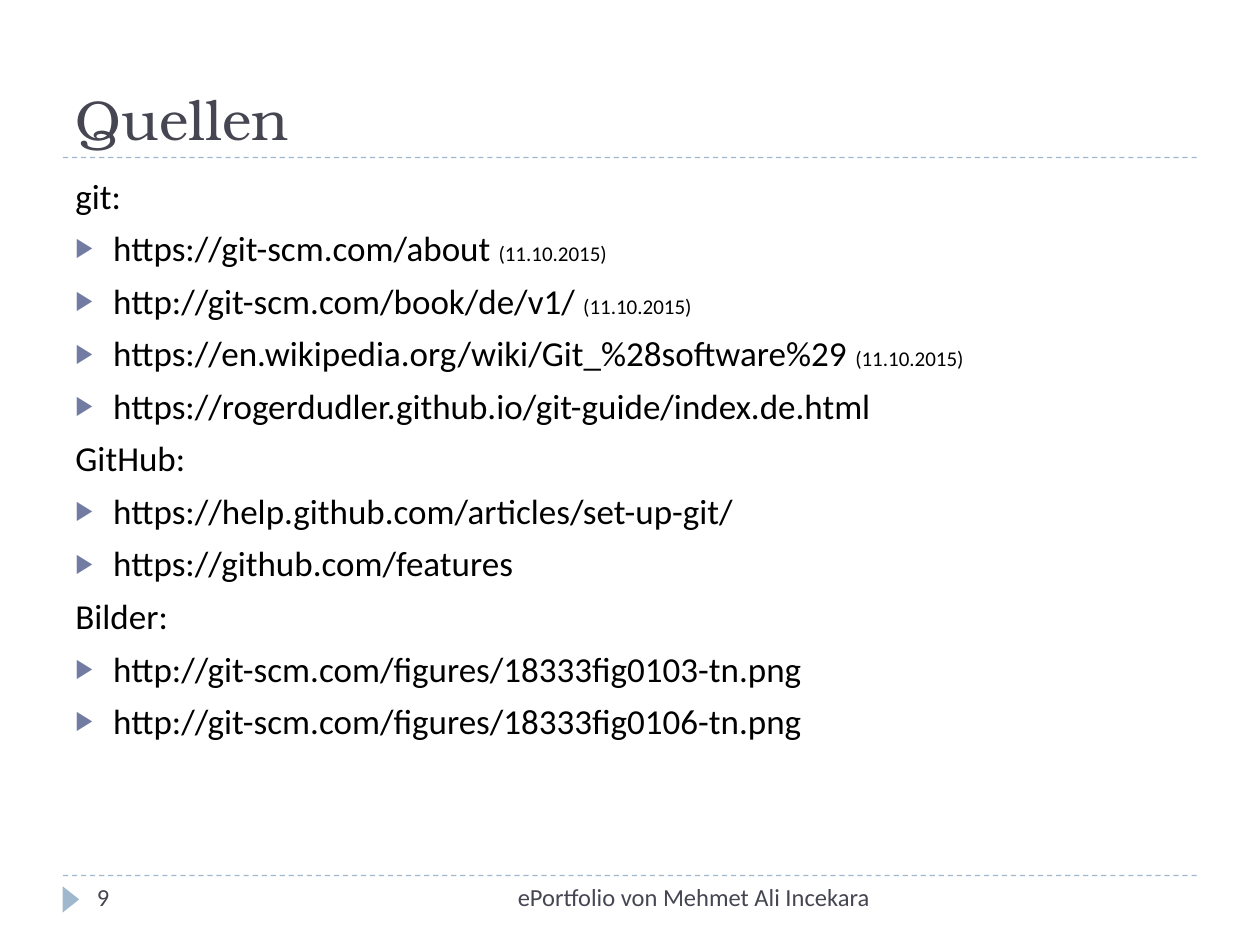
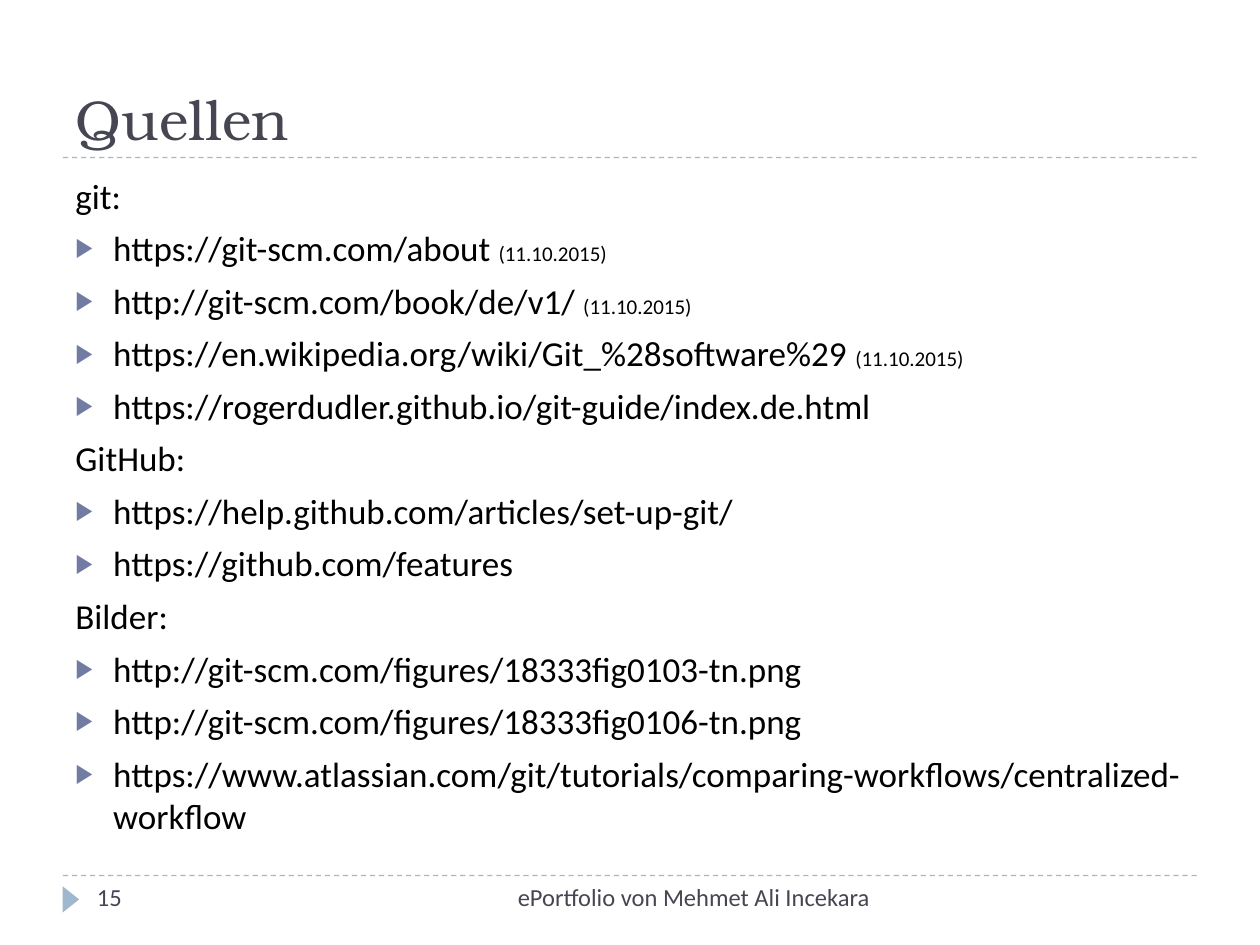
Before and after one commit to xnappy/ePortfolio, a slide deck: slide 15 of Git-und-GitHub.pptx (slide 9 before the commit). Drawn at 1260x945 pixels with LibreOffice and Linux fonts; fonts in the diff are those of the drawing. Boxes give left, top, right and bottom in pixels: in the first picture for what was removed or moved away, otherwise in the second. Text is boxed around its words. In the diff, an @@ line names an element or a change of style, - is before the commit and + after.

```diff
--- a/Git-und-GitHub.pptx
+++ b/Git-und-GitHub.pptx
@@ text at <box>113,762,1179,830</box>: paragraph added @@
+▶ https://www.atlassian.com/git/tutorials/comparing-workflows/centralized-workflow
@@ page number at <box>97,890,122,906</box>: text changed @@
-9
+15
```
Also in this commit, not shown: 1 other slide changed, 6 slides added, 4 other files.
